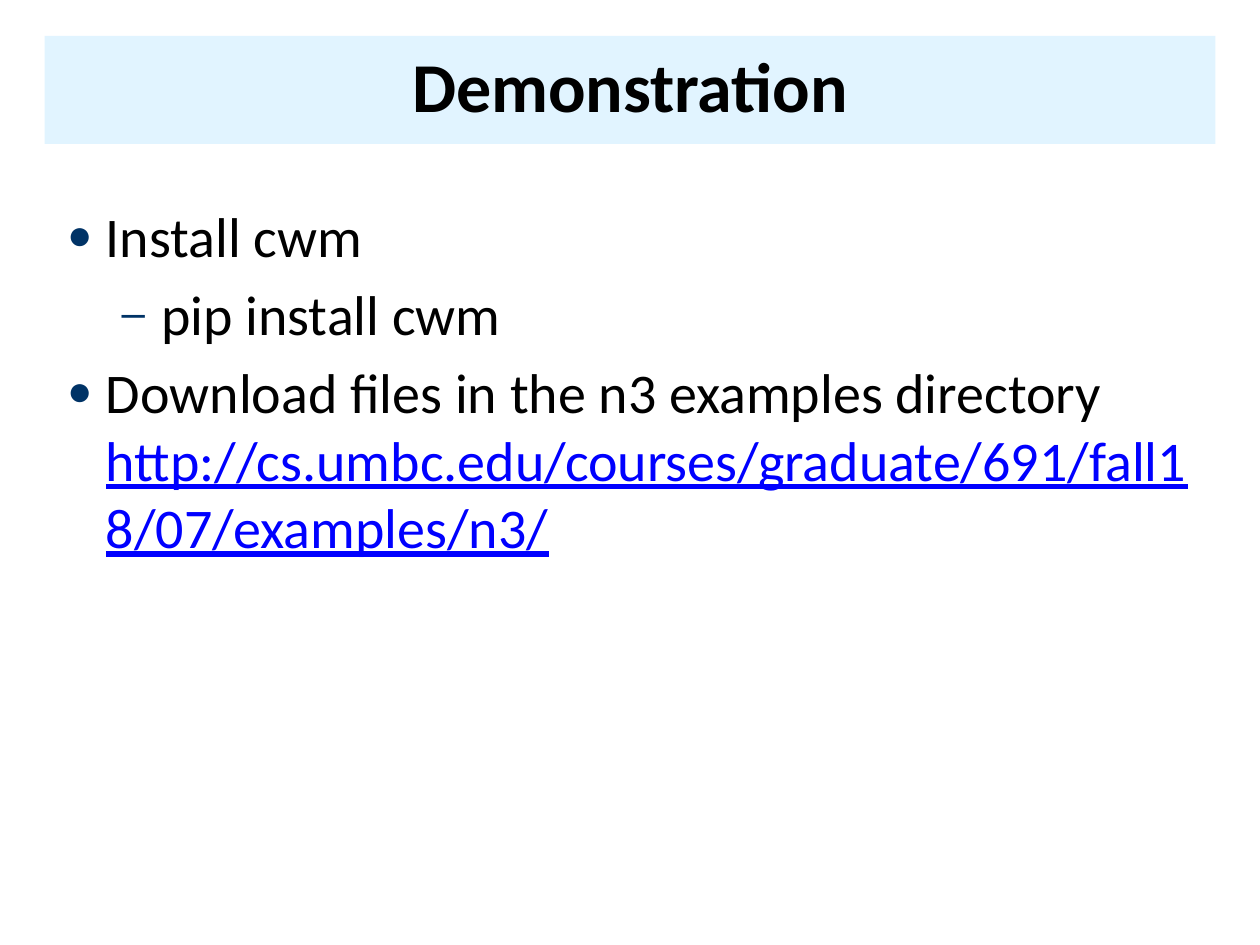
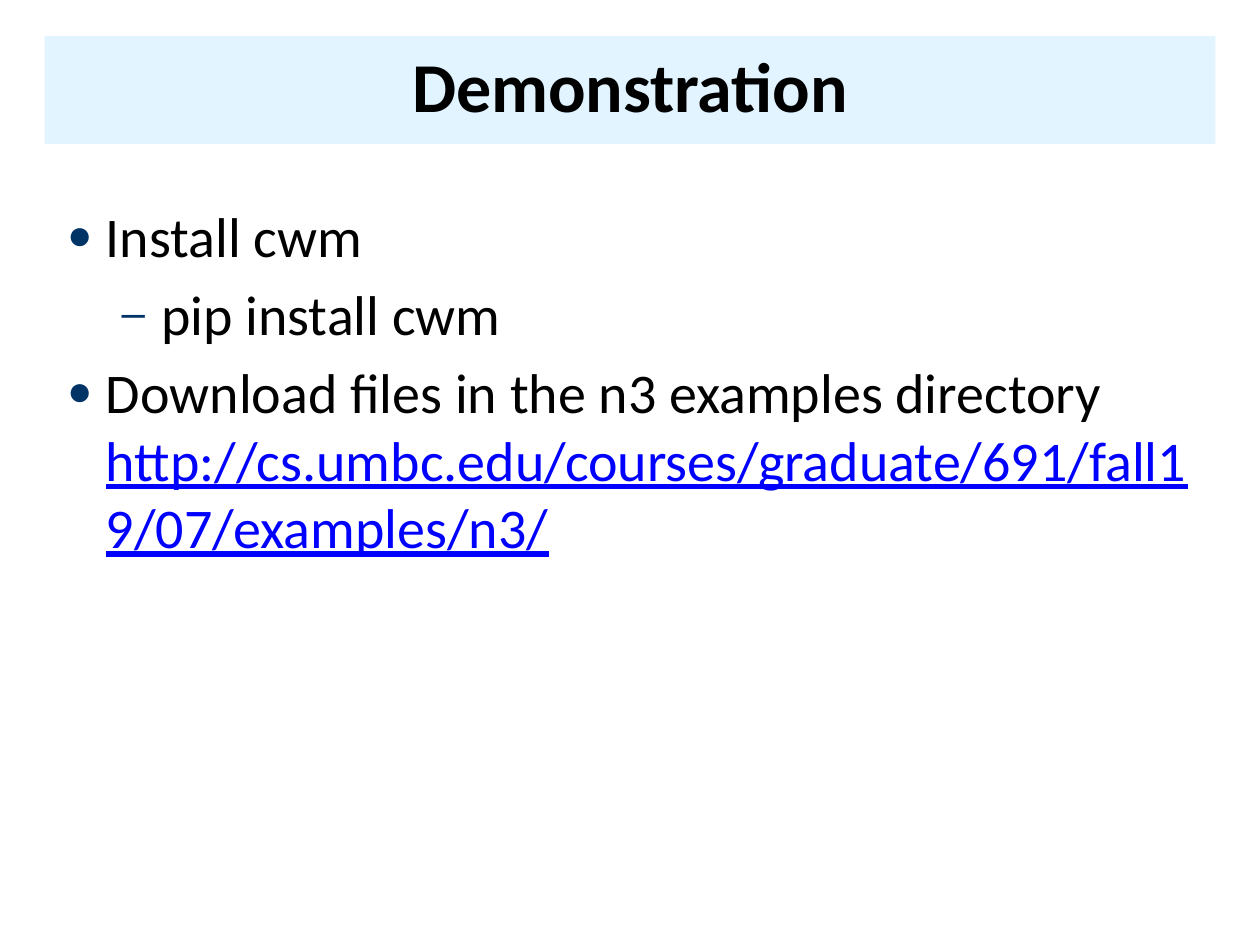
Before and after one commit to UMBC-CMSC-491-691-F19-Knowledge-Graphs/class_material, a slide deck: slide 25 of notes/05_rdfs/05bCWM.pptx (slide 24 before the commit). Drawn at 1260x945 pixels with LibreOffice and Linux fonts; fonts in the diff are those of the drawing. Boxes give left, top, right and bottom in pixels: in the first picture for what was removed or moved away, otherwise in the second. Text is boxed around its words. In the diff, an @@ line names an element or a change of style, - is before the commit and + after.

```diff
--- a/notes/05_rdfs/05bCWM.pptx
+++ b/notes/05_rdfs/05bCWM.pptx
@@ text at (x1=106, y1=374, x2=1186, y2=557): text changed @@
-● Download files in the n3 examples directory http://cs.umbc.edu/courses/graduate/691/fall18/07/examples/n3/
+● Download files in the n3 examples directory http://cs.umbc.edu/courses/graduate/691/fall19/07/examples/n3/
```
Also in this commit, not shown: 5 other slides changed, 1 slide added, 24 other files.
